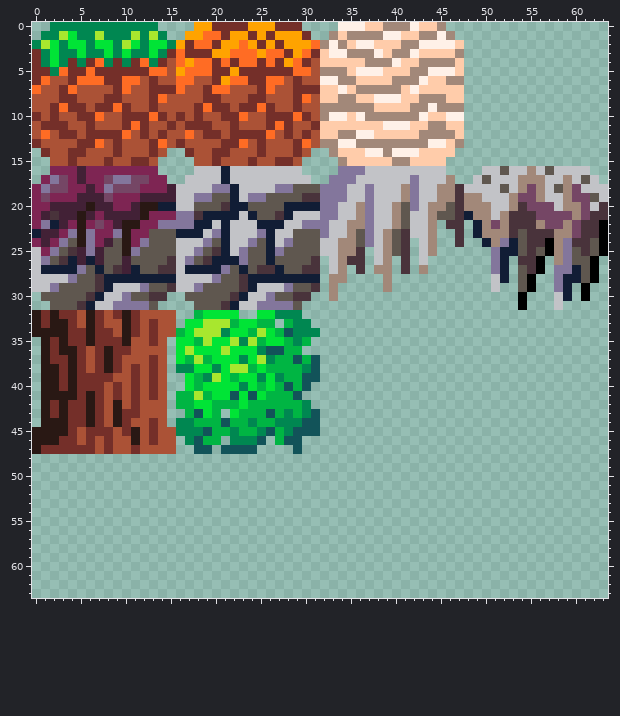
Pixel-art sprite, stored at art/ground.png. Above, as it was before the edit.
The file is 64x64 pixels.
The same view after the edit:
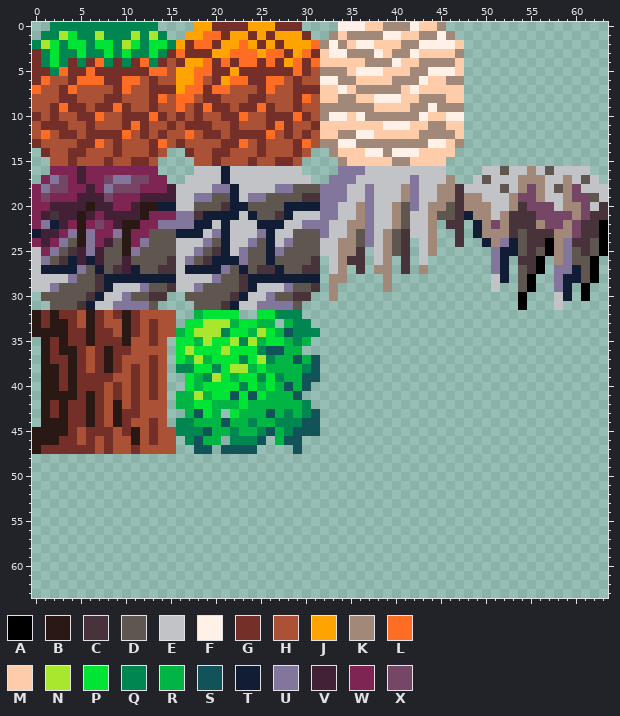
Palette (. is transparent): A #000000  B #291814  C #49333b  D #5f574f  E #c2c3c7  F #fff1e8  G #742f29  H #ab5236  J #ffa300  K #a28879  L #ff6c24  M #ffccaa  N #a8e72e  P #00e436  Q #008751  R #00b543  S #125359  T #111d35  U #83769c  V #422136  W #7e2553  X #754665
Change:
@@ x 14..33 @@
  3 QGLGGGJJLLLJLLGJLGMF
- 4 GHLJLLGLGLLGLGJLGHMM
- 5 LHJLLLGGJGGGGGGLLHKK
- 6 HHLLHHGJLLGGLLHGHHFF
- 7 GGLHHGLLHHHGLHHGGGMM
- 8 LHHHHGGHHHGGHHHGLHMM
- 9 HHHHGLGGHGGLGHHGHHKK
+ 4 GHGJJLGLGLLGLGJLGLMM
+ 5 LHJJLLGGJGGGGGGLGHKK
+ 6 HHJJLHGJLLGGLLHGHHFF
+ 7 GGJLLGLLHHHGLHHGGGMM
+ 8 LHLLHGGHHHGGHHHGLHMM
+ 9 HHLHGLGGHGGLGHHGHHKK
 10 GHGHGHHGGLHHGGGLGHKF
Pixel boxes of the changes (left, top, right, bottom) in both pictures:
changed: (176, 58, 203, 112)
changed: (302, 58, 320, 76)
